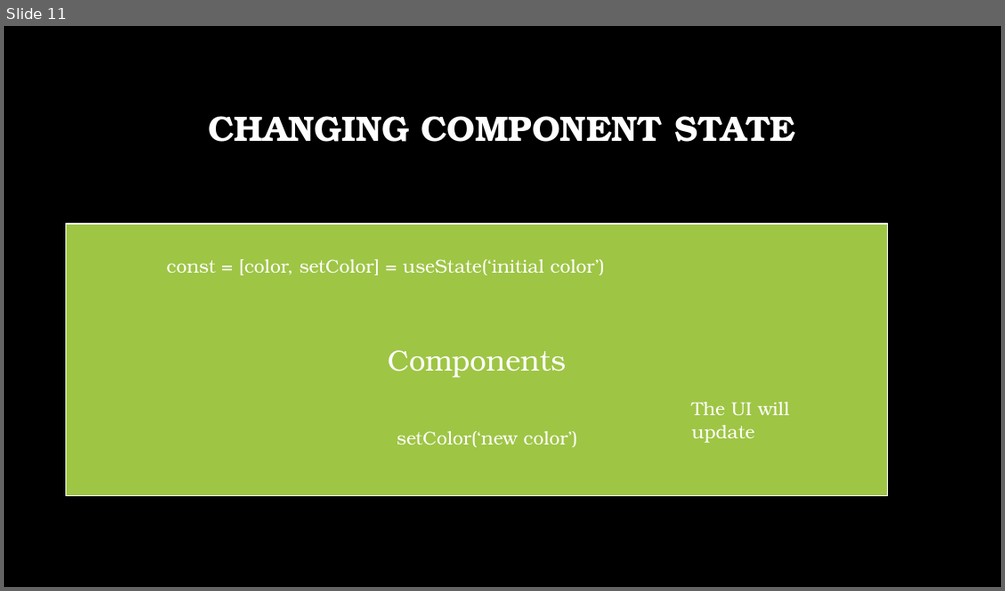
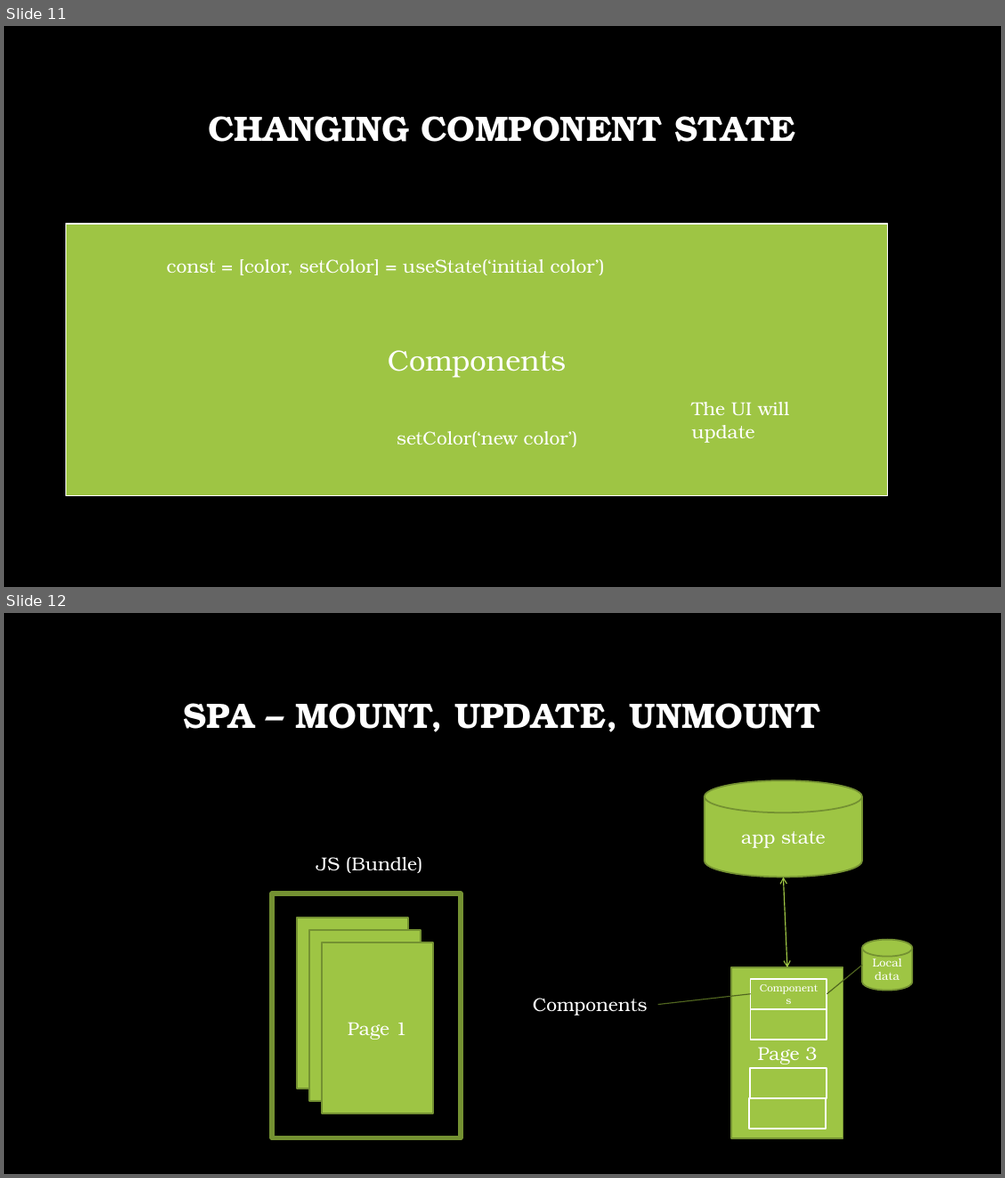
Before and after one commit to talyaron/full-stack-tsofen48, a slide deck: React/react.pptx. Shown one above the other, each under a label of ours: slide 11 before the commit, slides 11 and 12 after it. The pictures are 1005x591 and 1005x1178 pixels, drawn with LibreOffice and Linux fonts; fonts in the diff are those of the drawing; background and template pictures are left out. Boxes give left, top, right and bottom in pixels: in the first picture for what was removed or moved away, otherwise in the second. Text is boxed around its words. In the diff, an @@ line names an element or a change of style, - is before the commit and + after.

```diff
--- a/React/react.pptx
+++ b/React/react.pptx
@@ slide 12 added at (4,613,1001,1174), background picture (left out) @@
@@ title added at (184,703,820,732), 34 pt, text #FFFFFF, bold @@
+SPA – MOUNT, UPDATE, UNMOUNT
@@ rectangle added at (4,784,1001,1174), fill #000000 at 50% opacity @@
@@ cylinder added at (704,780,863,877), fill #9EC544, outline #759232 1.5 pt, 18 pt, text #FFFFFF @@
+app state
@@ text added at (316,857,422,873), 18 pt, text #FFFFFF @@
+JS (Bundle)
@@ double arrow added from (783, 877) to (788, 967), #9EC544 1 pt @@
@@ rectangle added at (272,893,461,1138), outline #759232 4.5 pt @@
@@ rectangle added at (297,918,408,1088), fill #9EC544, outline #759232 1.5 pt, 18 pt, text #FFFFFF @@
+Page 1
@@ rectangle added at (309,930,421,1101), fill #9EC544, outline #759232 1.5 pt, 18 pt, text #FFFFFF @@
+Page 1
@@ rectangle added at (322,943,433,1113), fill #9EC544, outline #759232 1.5 pt, 18 pt, text #FFFFFF @@
+Page 1
@@ cylinder added at (863,939,913,989), fill #9EC544, outline #759232 1.5 pt, 11 pt, text #FFFFFF @@
+Local data
@@ rectangle added at (732,967,843,1138), fill #9EC544, outline #759232 1.5 pt, 18 pt, text #FFFFFF @@
+Page 3
@@ rectangle added at (751,979,826,1008), fill #9EC544, outline #FFFFFF 1.5 pt, 10 pt, text #FFFFFF @@
+Components
@@ line added from (863, 965) to (827, 994), #50651F 1 pt @@
@@ text added at (526,989,658,1019), 18 pt, text #FFFFFF @@
+Components
@@ line added from (658, 1004) to (751, 994), #50651F 1 pt @@
@@ rectangle added at (751,1009,826,1039), fill #9EC544, outline #FFFFFF 1.5 pt @@
@@ rectangle added at (751,1068,826,1097), fill #9EC544, outline #FFFFFF 1.5 pt @@
@@ rectangle added at (750,1098,825,1128), fill #9EC544, outline #FFFFFF 1.5 pt @@
```
Also in this commit, not shown: 7 slides changed, 5 other files.
